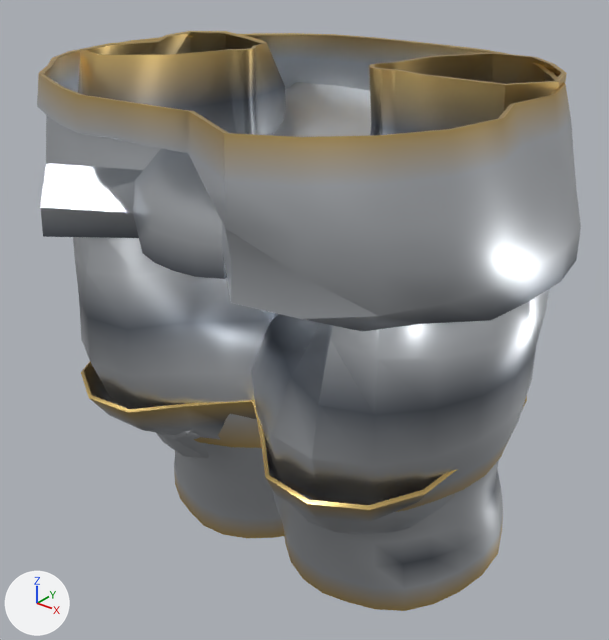
A saved change to the glTF model assets_src/armor/kargan_2/heavy_b_legs.glb.
Rendered twice from a 50 mm camera at (0.733, -0.927, 1.265) aimed at (0.011, -0.025, 0.706). Arrows for +X, +Y and +Z are at lower left; the lights stay in place. The older version comes first. Vertices at exactly the same position are counted once.

The older version as bpy lines, for what is in view:
```python
me_heavy_b_legs = bpy.data.meshes.new('heavy_b_legs')
me_heavy_b_legs.from_pydata(...)  # 1374 vertices, 2472 faces; spans x -0.382..0.39, y -0.386..0.283, z 0.308..1.09
me_heavy_b_legs.materials.append(mat_metal)
ob_heavy_b_legs = bpy.data.objects.new('heavy_b_legs', me_heavy_b_legs)
ob_heavy_b_legs.location = (0.0, 0.0, 0.0)
```
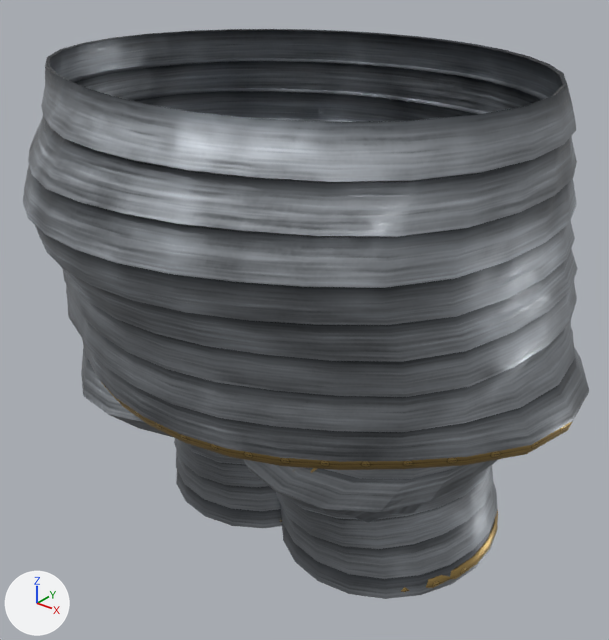
Boxes (x1, y1, x2, y2) around the edits, measured in the pictures (609 x 640 px):
'heavy_b_legs', reshaped
    before: (37, 31, 581, 611)
    after: (23, 29, 589, 599)
part 1 of me_heavy_b_legs, rebuilt (45% taller)
    before: (37, 33, 581, 332)
    after: (23, 29, 589, 462)
part 2 of me_heavy_b_legs, rebuilt
    before: (81, 362, 284, 538)
    after: (81, 344, 283, 528)
part 3 of me_heavy_b_legs, rebuilt
    before: (252, 396, 527, 611)
    after: (243, 459, 499, 599)
part 4 of me_heavy_b_legs, rebuilt
    before: (267, 452, 455, 534)
    after: (316, 503, 423, 523)
part 5 of me_heavy_b_legs, rebuilt (not visible afterwards)
    before: (157, 430, 209, 458)
part 6 of me_heavy_b_legs, added (mostly hidden)
    after: (101, 382, 581, 470)
part 7 of me_heavy_b_legs, added (mostly hidden)
    after: (401, 509, 498, 592)
part 8 of me_heavy_b_legs, deleted
    before: (73, 31, 567, 512)

The change, as a diff of the scene's bpy script:
```diff
--- a/assets_src/armor/kargan_2/heavy_b_legs.glb.py
+++ b/assets_src/armor/kargan_2/heavy_b_legs.glb.py
@@ mat_trim @@
+mat_trim = bpy.data.materials.new('trim')
+# uses the picture img_trim_c_png
+# uses the picture img_trim_n_png
+# uses the picture img_trim_orm_png
@@ mat_gold @@
+mat_gold = bpy.data.materials.new('gold')
+mat_gold.use_nodes = True; mat_gold.node_tree.nodes.clear()
+_N = mat_gold.node_tree.nodes; _L = mat_gold.node_tree.links
+n0 = _N.new('ShaderNodeBsdfPrincipled'); n0.name = 'Principled BSDF'
+n0.inputs[1].default_value = 1.0  # 'Metallic'
+n0.inputs[2].default_value = 0.3  # 'Roughness'
+n1 = _N.new('ShaderNodeOutputMaterial'); n1.name = 'Material Output'
+n2 = _N.new('ShaderNodeVertexColor'); n2.name = 'Color Attribute'
+_L.new(n0.outputs[0], n1.inputs[0])  # 'BSDF' to 'Surface'
+_L.new(n2.outputs[0], n0.inputs[0])  # 'Color' to 'Base Color'
@@ mat_steel @@
+mat_steel = bpy.data.materials.new('steel')
+# uses the picture img_steel_c_png
+# uses the picture img_steel_n_png
+# uses the picture img_steel_orm_png
@@ me_heavy_b_legs @@
-me_heavy_b_legs.from_pydata(...)  # 1374 vertices, 2472 faces; spans x -0.382..0.39, y -0.386..0.283, z 0.308..1.09
-me_heavy_b_legs.materials.append(mat_metal)
+me_heavy_b_legs.from_pydata(...)  # 2868 vertices, 5316 faces; spans x -0.428..0.433, y -0.42..0.347, z 0.333..1.089
+# me_heavy_b_legs part 1: the loose piece of 256 vertices spanning x -0.382..0.39, y -0.386..0.261, z 0.856..1.083 is rebuilt with 1088 vertices and now spans x -0.428..0.433, y -0.42..0.347, z 0.667..1.089, in mat_steel
+# me_heavy_b_legs part 2: the loose piece of 220 vertices spanning x -0.335..0.088, y -0.272..0.283, z 0.308..0.642 is rebuilt with 484 vertices and now spans x -0.359..0.106, y -0.281..0.251, z 0.334..0.723, in mat_steel
+# me_heavy_b_legs part 3: the loose piece of 220 vertices spanning x -0.085..0.34, y -0.265..0.283, z 0.308..0.64 is rebuilt with 484 vertices and now spans x -0.113..0.375, y -0.265..0.25, z 0.333..0.722, in mat_steel
+# me_heavy_b_legs part 4: the loose piece of 97 vertices spanning x 0.05..0.297, y -0.208..0.033, z 0.431..0.664 is rebuilt with 141 vertices and now spans x 0.089..0.292, y -0.187..0.031, z 0.469..0.644, in mat_steel
+# me_heavy_b_legs part 5: the loose piece of 97 vertices spanning x -0.299..-0.05, y -0.208..0.039, z 0.432..0.668 is rebuilt with 141 vertices and now spans x -0.29..-0.088, y -0.187..0.03, z 0.454..0.653, in mat_steel
+# me_heavy_b_legs part 6: a new loose piece of 160 vertices spanning x -0.426..0.43, y -0.338..0.346, z 0.668..0.691, in mat_trim
+# me_heavy_b_legs part 7: a new loose piece of 130 vertices spanning x -0.049..0.305, y -0.129..0.25, z 0.333..0.374, in mat_trim
+# me_heavy_b_legs part 8: 484 vertices removed from x -0.358..0.37, y -0.263..0.273, z 0.516..1.09
+# other edits to the shape of me_heavy_b_legs do not show in these pictures
+me_heavy_b_legs.materials.append(mat_gold)
+me_heavy_b_legs.materials.append(mat_steel)
+me_heavy_b_legs.materials.append(mat_trim)
```
